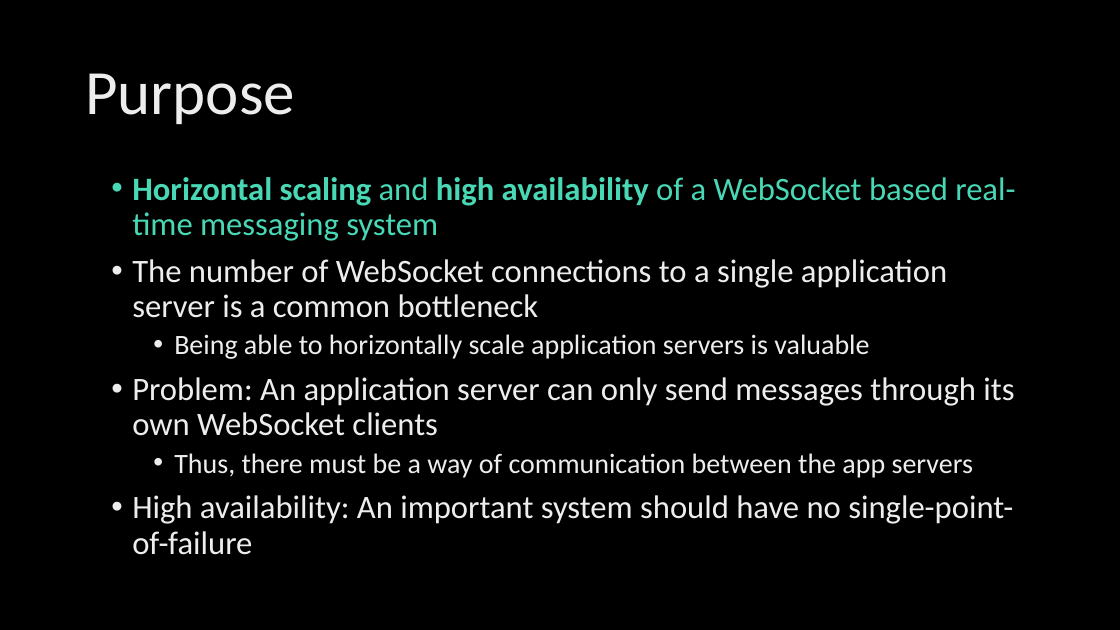
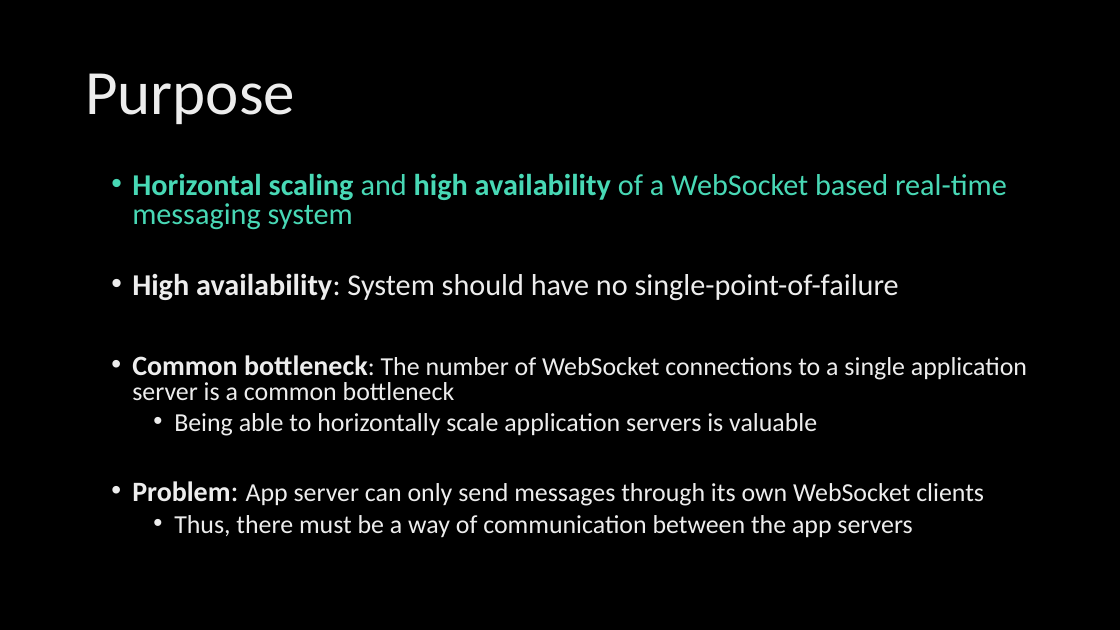
Before and after one commit to VilleKylmamaa/Distributed-Systems-Project, a slide deck: slide 2 of _Documentation/Powerpoint/Distr_Chat_Presentation.pptx. Drawn at 1120x630 pixels with LibreOffice and Linux fonts; fonts in the diff are those of the drawing; background and template pictures are left out. Boxes give left, top, right and bottom in pixels: in the first picture for what was removed or moved away, otherwise in the second. Text is boxed around its words. In the diff, an @@ line names an element or a change of style, - is before the commit and + after.

Commit message:
Update Powerpoint

```diff
--- a/_Documentation/Powerpoint/Distr_Chat_Presentation.pptx
+++ b/_Documentation/Powerpoint/Distr_Chat_Presentation.pptx
@@ text at <box>132,173,1007,537</box>: size 28 to 25.9 pt in "Horizontal scaling and high availability of a ..."; size 24 to 22.2 pt in "Being able to horizontally scale application servers ...", "Thus, there must be a way of ..."; line spacing 0.9 to 0.8 @@
@@ text at <box>132,273,1027,400</box>: text changed; size 28 to 22.2 pt @@
-• The number of WebSocket connections to a single application server is a common bottleneck
+• High availability: System should have no single-point-of-failure
+• Common bottleneck: The number of WebSocket connections to a single application server is a common bottleneck
@@ text at <box>132,481,984,506</box>: text changed; size 28 to 22.2 pt @@
-• Problem: An application server can only send messages through its own WebSocket clients
+• Problem: App server can only send messages through its own WebSocket clients
@@ text at <box>132,495,1013,555</box>: paragraph removed @@
-• High availability: An important system should have no single-point-of-failure
```
Also in this commit, not shown: 1 other slide changed, 1 slide added.
